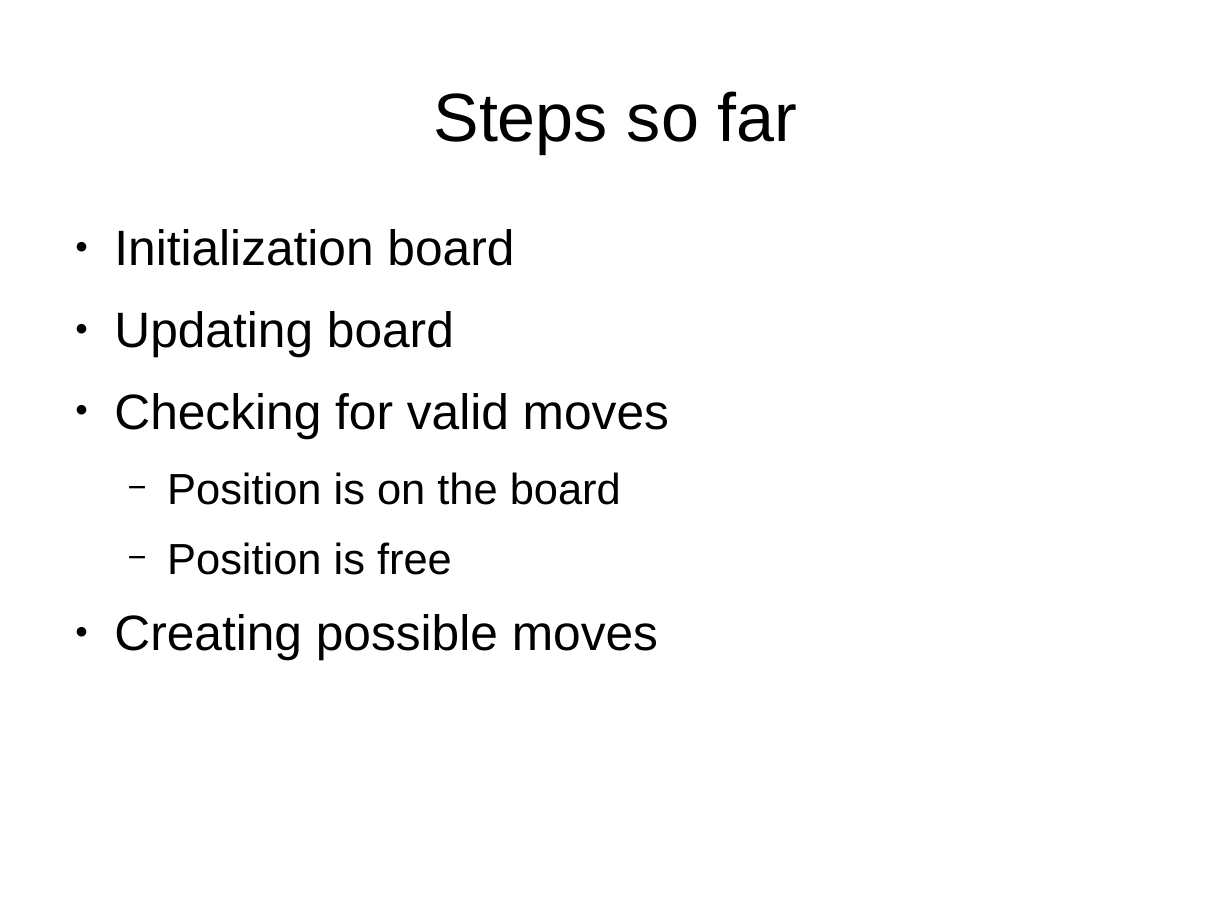
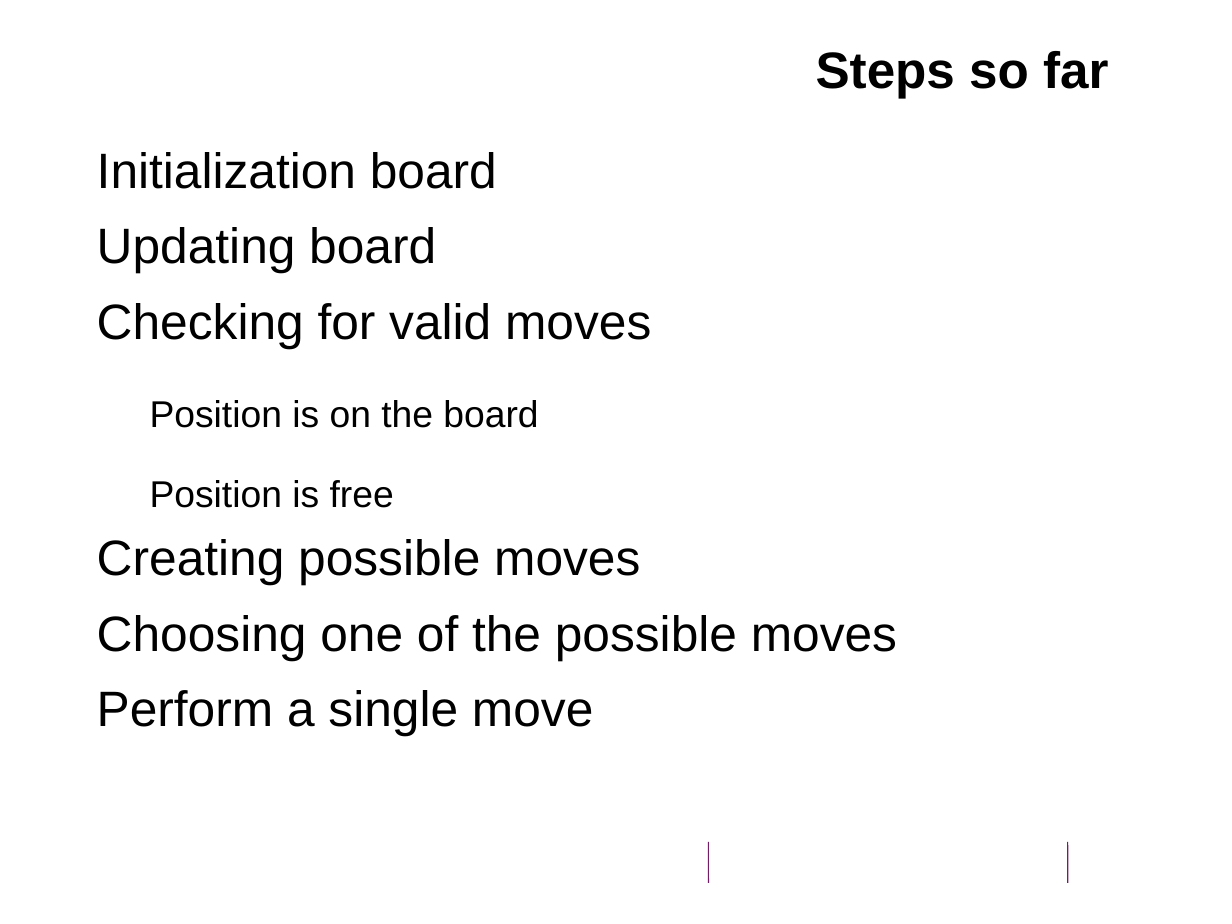
Before and after one commit to oekeur/MinProg_Heuristieken, a slide deck: slide 5 of Presentation rushhour week 4.odp. Drawn at 1232x924 pixels with LibreOffice and Linux fonts; fonts in the diff are those of the drawing; background and template pictures are left out. Boxes give left, top, right and bottom in pixels: in the first picture for what was removed or moved away, otherwise in the second. Text is boxed around its words. In the diff, an @@ line names an element or a change of style, - is before the commit and + after.

```diff
--- a/Presentation rushhour week 4.odp
+++ b/Presentation rushhour week 4.odp
@@ title "Steps so far": place and size @@
-title "Steps so far" at box(434, 91, 798, 153)
+title "Steps so far" at box(816, 51, 1108, 98)
@@ title "Steps so far" at box(816, 51, 1108, 98): size 44 to 33 pt, bold on; alignment centre to right; vertical alignment middle to top @@
@@ text "Initialization board": place and size @@
-text "Initialization board" at box(114, 229, 669, 659)
+text "Initialization board" at box(97, 152, 897, 736)
@@ text at box(97, 152, 651, 584): size 28 to 24 pt in "Position is on the board", "Position is free"; line spacing 1 to 0.9; bullet colour #000000 to #FFFFFF; line spacing 1 to 1.4 @@
@@ text at box(97, 615, 897, 736): paragraphs added @@
+● Choosing one of the possible moves
+● Perform a single move
@@ freeform shape added at box(709, 842, 709, 883), outline #751B68 0.74 pt @@
@@ freeform shape added at box(1068, 842, 1068, 883), outline #751B68 0.74 pt @@
```
Also in this commit, not shown: 5 other slides changed, 2 slides added, 2 slides removed, 1 other file.
